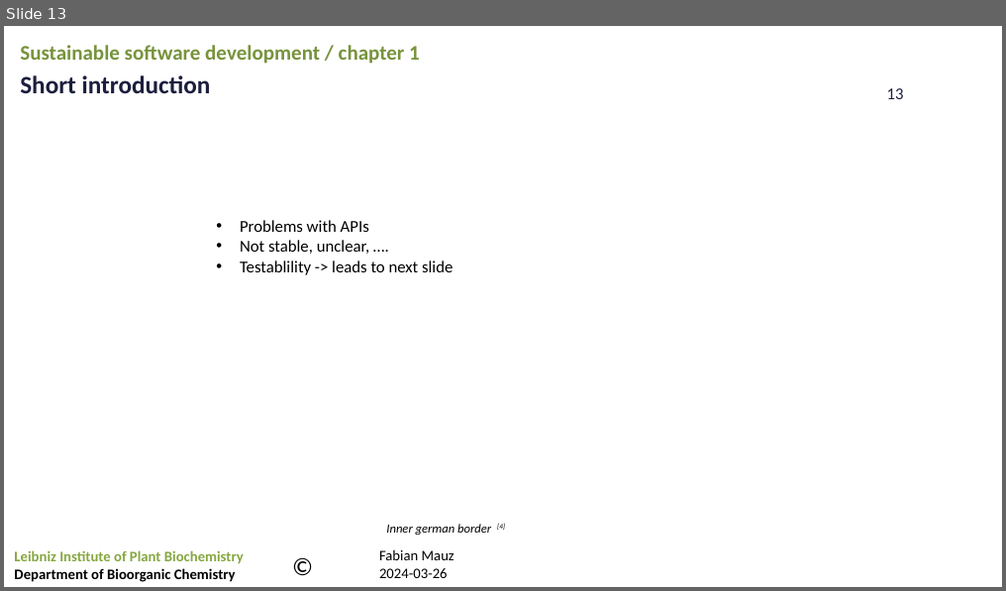
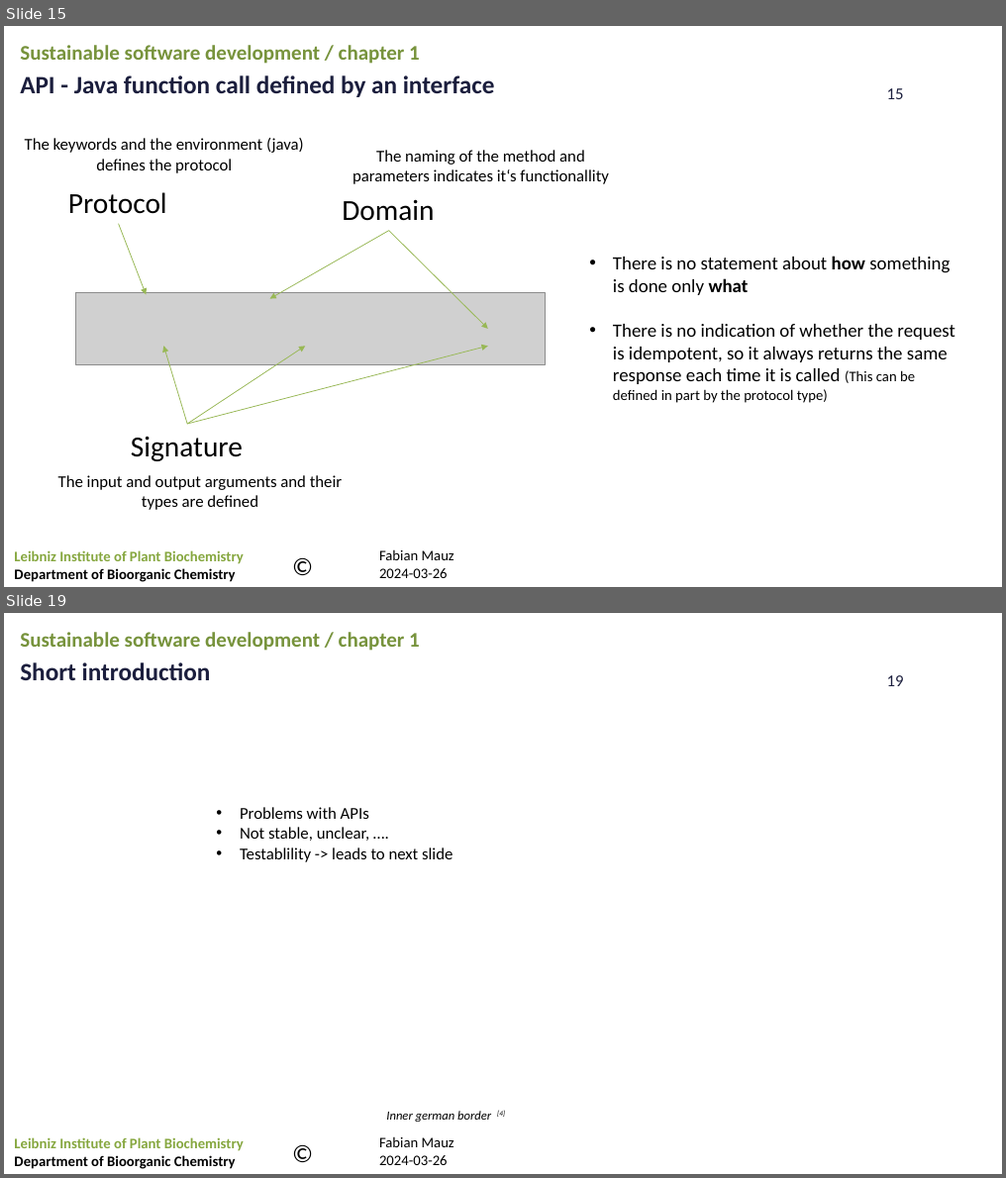
Before and after one commit to FabianMauz/talks_and_lessons, a slide deck: 20241021_api_and_architecture/20241021_api_and_softwarearchitecture.pptx. Shown one above the other, each under a label of ours: slide 13 before the commit, slides 15 and 19 after it; the slides between them are not shown. The pictures are 1006x591 and 1006x1178 pixels, drawn with LibreOffice and Linux fonts; fonts in the diff are those of the drawing; grey boxes stand for pictures; background and template pictures are left out. Boxes give left, top, right and bottom in pixels: in the first picture for what was removed or moved away, otherwise in the second. Text is boxed around its words. In the diff, an @@ line names an element or a change of style, - is before the commit and + after.

```diff
--- a/20241021_api_and_architecture/20241021_api_and_softwarearchitecture.pptx
+++ b/20241021_api_and_architecture/20241021_api_and_softwarearchitecture.pptx
@@ slide 15 added at [4,26,1002,587], background picture (left out); not listed: 4 template elements that a slide beside it also shows @@
@@ text added at [20,45,420,64], 20 pt, text #77933C, bold @@
+Sustainable software development / chapter 1
@@ text added at [20,76,495,97], 24 pt, text #1B1E3D, bold @@
+API - Java function call defined by an interface
@@ text added at [25,138,304,174], 16 pt, text #000000 @@
+The keywords and the environment (java) defines the protocol
@@ text added at [352,150,608,184], 16 pt, text #000000 @@
+The naming of the method and parameters indicates it‘s functionallity
@@ text added at [613,256,954,403], 18 pt, text #000000 @@
+• There is no statement about how something is done only what
+• There is no indication of whether the request is idempotent, so it always returns the same response each time it is called (This can be defined in part by the protocol type)
@@ group added at [68,192,546,462]: 6 arrows, 3 texts, 1 picture @@
+Domain
+Protocol
+Signature
@@ text added at [58,475,342,510], 16 pt, text #000000 @@
+The input and output arguments and their types are defined
@@ what was slide 13 is now slide 19 @@
@@ page number at [887,675,904,686]: text changed @@
-13
+19
```
Also in this commit, not shown: 8 slides changed, 8 other slides added, 3 slides removed.
